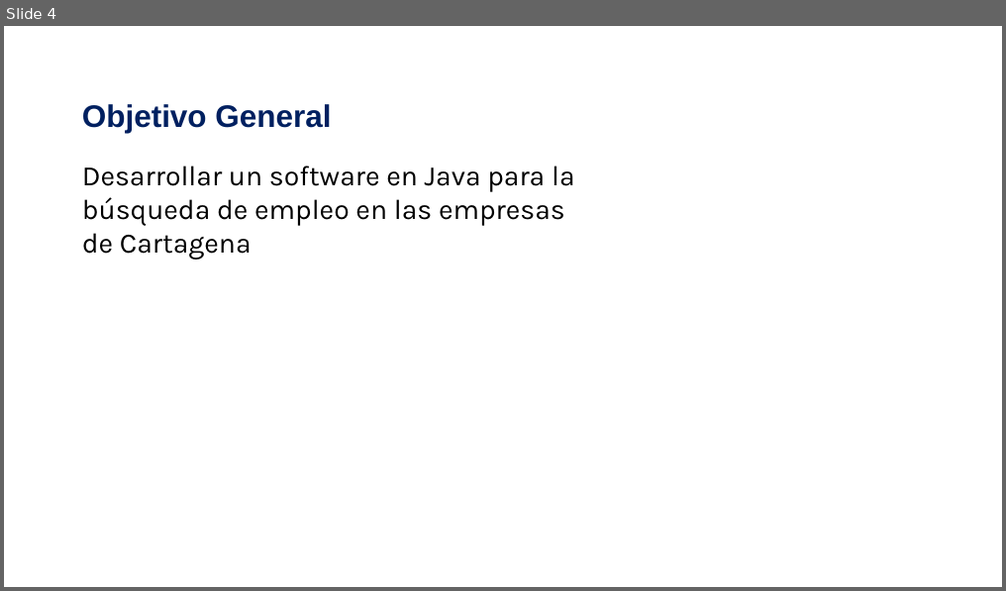
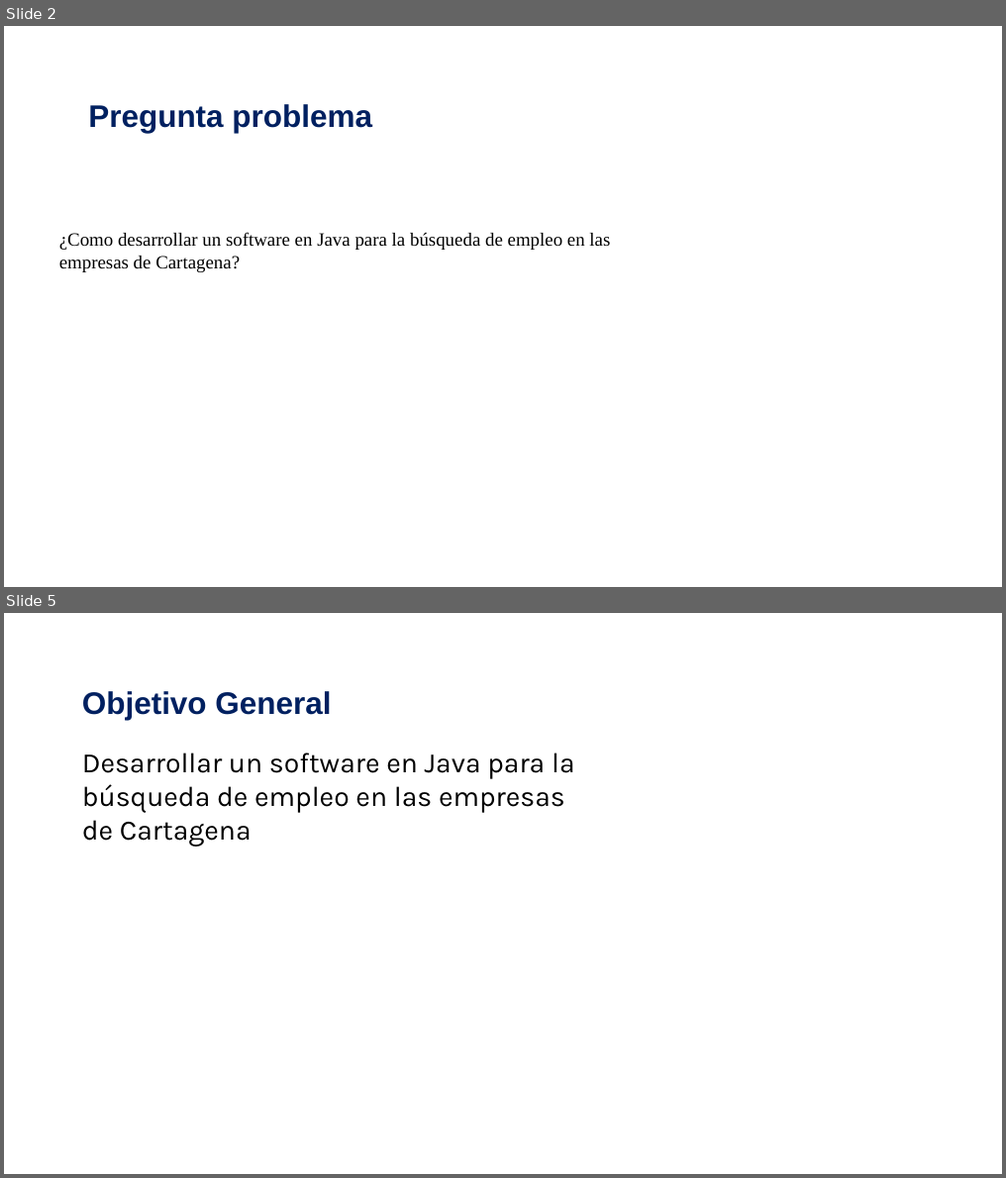
Before and after one commit to santiago-sarria23/talentHunter, a slide deck: Proyecto de Aula 2025.pptx. Shown one above the other, each under a label of ours: slide 4 before the commit, slides 2 and 5 after it; the slides between them are not shown. The pictures are 1006x591 and 1006x1178 pixels, drawn with LibreOffice and Linux fonts; fonts in the diff are those of the drawing; background and template pictures are left out. Boxes give left, top, right and bottom in pixels: in the first picture for what was removed or moved away, otherwise in the second. Text is boxed around its words. In the diff, an @@ line names an element or a change of style, - is before the commit and + after.

```diff
--- a/Proyecto de Aula 2025.pptx
+++ b/Proyecto de Aula 2025.pptx
@@ slide 2 added at <box>4,26,1002,587</box>, background picture (left out) @@
@@ title added at <box>88,104,372,133</box>, 30 pt, text #002060, bold @@
+Pregunta problema
@@ text added at <box>59,232,610,273</box>, 18 pt, text #000000 @@
+¿Como desarrollar un software en Java para la búsqueda de empleo en las empresas de Cartagena?
@@ what was slide 4 is now slide 5 @@
```
Also in this commit, not shown: 1 slide changed, 4 other slides added, 4 slides removed, 14 other files.
